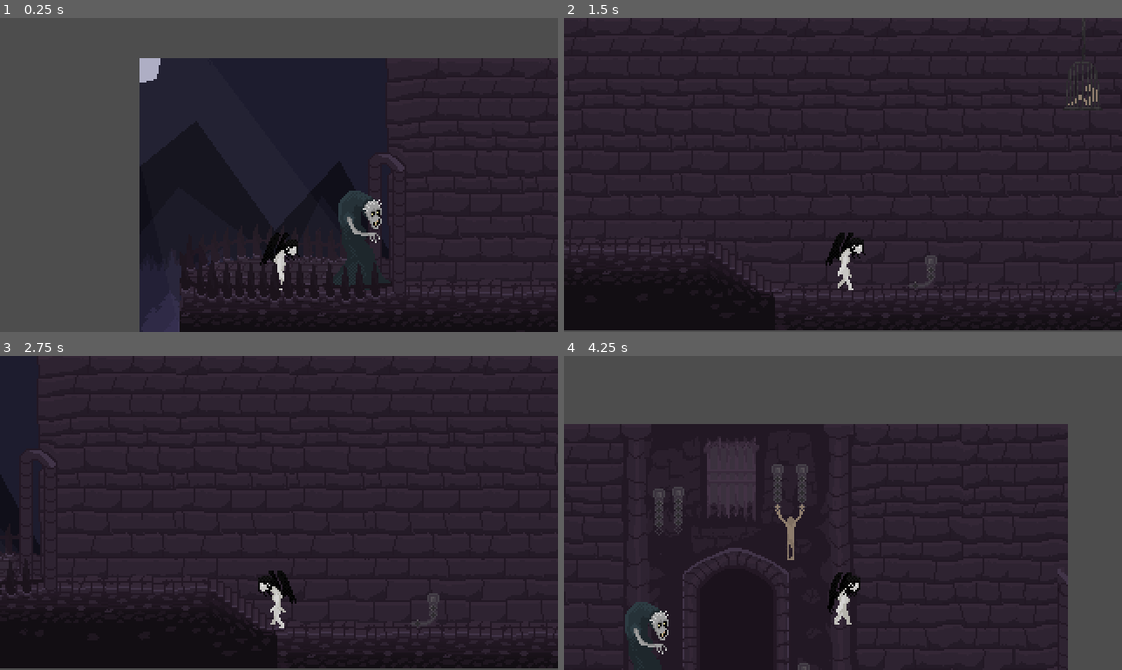
Above: before the commit, frames 1-4 (two rows, left to right).
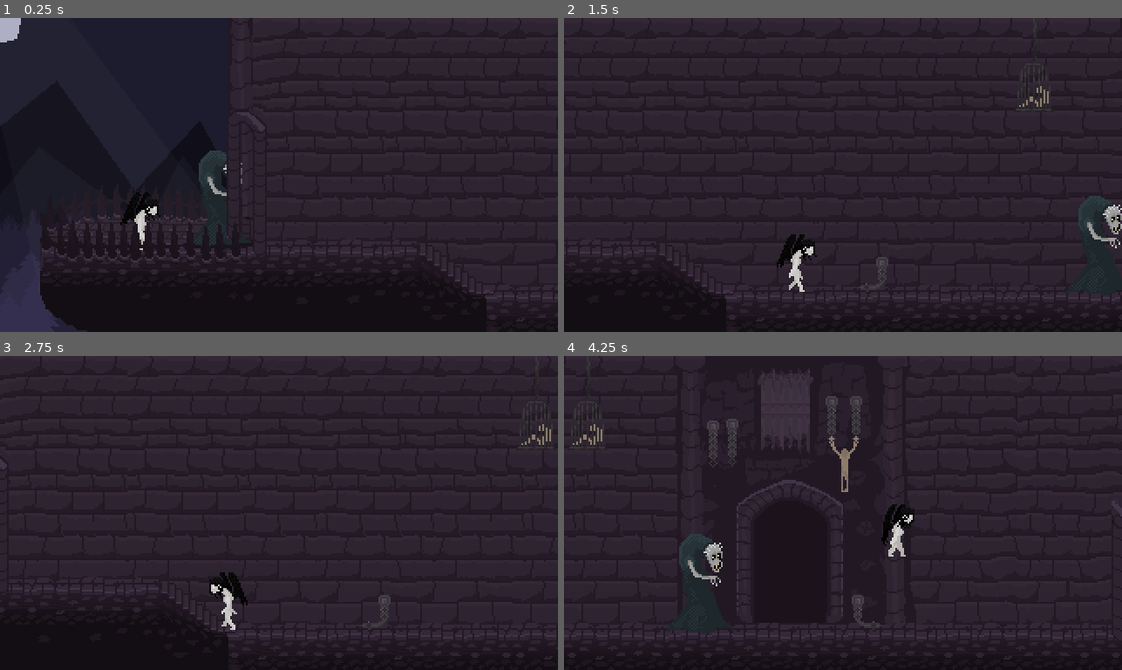
Above: after the commit, the same moments.

Repository: dylanschubart/godot-4-vampire-game
Game: Godot game, scene res://world.tscn
Same seed, same stepped clock (60 frames per second), same inputs: the game is played once before the commit and once after it.
Inputs:
- Up to frame 1 (0.25 s): no input
- Up to frame 2 (1.5 s): hold D (WalkRight) from 0.53 s (still down); tap E (Interact) at 0.6, 1.35 s; tap Space (Jump) at 0.77 s
- Up to frame 3 (2.75 s): tap Space (Jump) at 1.52 s; release D (WalkRight) at 2.03 s; hold A (WalkLeft) from 2.03 s (still down); tap E (Interact) at 2.1 s
- Up to frame 4 (4.25 s): release A (WalkLeft) at 2.78 s; hold D (WalkRight) from 2.78 s (still down); tap E (Interact) at 2.85, 3.6 s; tap Space (Jump) at 3.02, 3.77 s

The runs differ from the first frame. In frame 1, 41% of the frame differs, in the area x 0-100%, y 0-100%; in frame 2, 3.3%; in frame 3, 3.2%; in frame 4, 36%.

Commit message:
Camera limited - time to start on the level

Diff:
--- a/Scenes/Levels/level_1.tscn
+++ b/Scenes/Levels/level_1.tscn
@@ -377,4 +377,4 @@
 layer_0/tile_data = PackedInt32Array(-1310675, 262144, 0, -1376211, 1376256, 0, -1441747, 1703936, 0, -1507283, 1703936 …(252336 unchanged characters)…
 
 [node name="Player" parent="." instance=ExtResource("2_0q7id")]
-position = Vector2(-385.633, -7.41877)
+position = Vector2(-404, -10)
--- a/Scenes/Player.tscn
+++ b/Scenes/Player.tscn
@@ -409,9 +409,6 @@
 "": SubResource("AnimationLibrary_c0rum")
 }
 
-[node name="Camera2D" type="Camera2D" parent="."]
-position = Vector2(0, -66)
-
 [node name="Area2D" type="Area2D" parent="."]
 
 [node name="CollisionShape2D" type="CollisionShape2D" parent="Area2D"]
--- a/Scenes/Rooms/room_1.tscn
+++ b/Scenes/Rooms/room_1.tscn
@@ -124,6 +124,12 @@
 z_index = 2
 position = Vector2(-89, -9)
 
+[node name="Camera2D" type="Camera2D" parent="Player"]
+limit_left = -125
+limit_top = -180
+limit_right = 194
+limit_bottom = 0
+
 [node name="WallLeft" type="StaticBody2D" parent="."]
 
 [node name="CollisionShape2D" type="CollisionShape2D" parent="WallLeft"]
--- a/world.tscn
+++ b/world.tscn
@@ -7,6 +7,8 @@
 [ext_resource type="PackedScene" uid="uid://b5mrbp81j7btc" path="res://Scenes/Objects/door.tscn" id="3_pwwuf"]
 [ext_resource type="PackedScene" uid="uid://bo7rlfhfey3gv" path="res://Scenes/NPC & Enemies/Daddy.tscn" id="6_cke6f"]
 [ext_resource type="Script" path="res://Scenes/NPC & Enemies/Daddy.gd" id="7_wj5h4"]
+[ext_resource type="Texture2D" uid="uid://cw3x3xn1gqvsn" path="res://Assets/Environment/dungeon/Pillar.png" id="8_kse4c"]
+[ext_resource type="Texture2D" uid="uid://d0j8m2o5yclkw" path="res://Assets/Environment/dungeon/Door_side_backgroundarch.png" id="9_jffop"]
 
 [sub_resource type="RectangleShape2D" id="RectangleShape2D_ys3on"]
 size = Vector2(216, 20)
@@ -22,6 +24,9 @@
 "points": PackedVector2Array(0, 0, 0, 0, -10, -6, 0, 0, 0, 0, 178, -6, 0, 0, 0, 0, 214, 20, 0, 0, 0, 0, 459, 20)
 }
 point_count = 4
+
+[sub_resource type="RectangleShape2D" id="RectangleShape2D_beipo"]
+size = Vector2(21, 91)
 
 [node name="World" type="Node2D"]
 
@@ -80,6 +85,13 @@
 z_index = 1
 position = Vector2(-328, -52)
 
+[node name="Camera2D" type="Camera2D" parent="Player"]
+position = Vector2(28, -4)
+limit_left = -408
+limit_top = -180
+limit_right = 354
+limit_bottom = 0
+
 [node name="Daddy\'s path" type="Path2D" parent="."]
 position = Vector2(-346, -72)
 curve = SubResource("Curve2D_00nt3")
@@ -94,6 +106,21 @@
 script = ExtResource("7_wj5h4")
 _speed = 300
 
+[node name="WallLeft2" type="StaticBody2D" parent="."]
+
+[node name="CollisionShape2D" type="CollisionShape2D" parent="WallLeft2"]
+position = Vector2(-266.5, -169.5)
+shape = SubResource("RectangleShape2D_beipo")
+
+[node name="Sprite2D" type="Sprite2D" parent="WallLeft2"]
+z_index = -2
+position = Vector2(-270, -143)
+texture = ExtResource("8_kse4c")
+
+[node name="DoorSideBackgroundarch" type="Sprite2D" parent="."]
+position = Vector2(-269, -90)
+texture = ExtResource("9_jffop")
+
 [connection signal="tree_entered" from="." to="Player" method="_on_world_tree_entered"]
 [connection signal="tree_exited" from="." to="Player" method="_on_world_tree_exited"]
 [connection signal="reached_path_end" from="Daddy's path/Daddy's follow path/Daddy" to="Door/InteractableZone" method="_on_daddy_reached_path_end"]
Binary file added: Assets/Environment/dungeon/Door_side_backgroundarch.png
Not shown, added: Assets/Environment/dungeon/Door_side_backgroundarch.png.import
Binary file added: Assets/Environment/dungeon/Pillar.png
Not shown, added: Assets/Environment/dungeon/Pillar.png.import
Not shown: 1 places in world.tscn that only renumber resources
